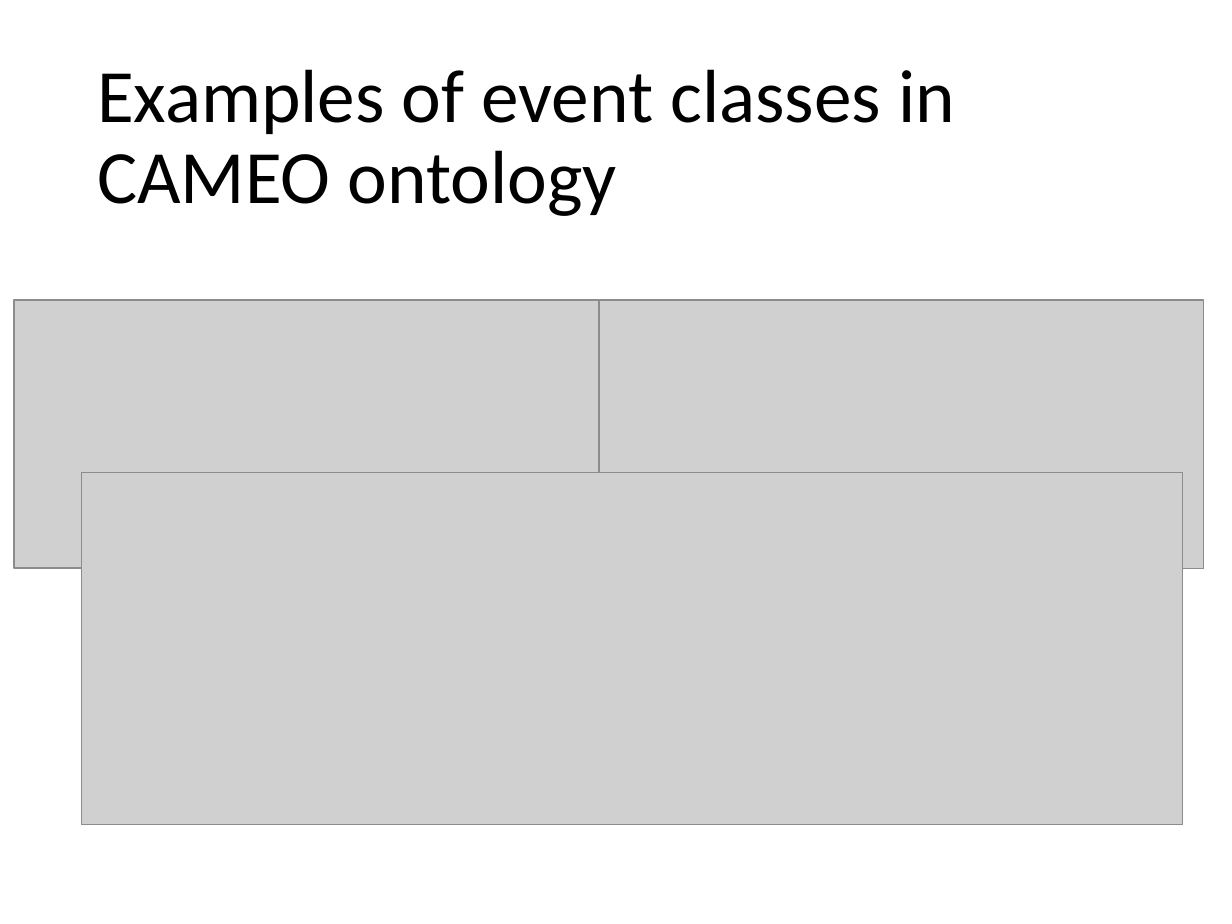
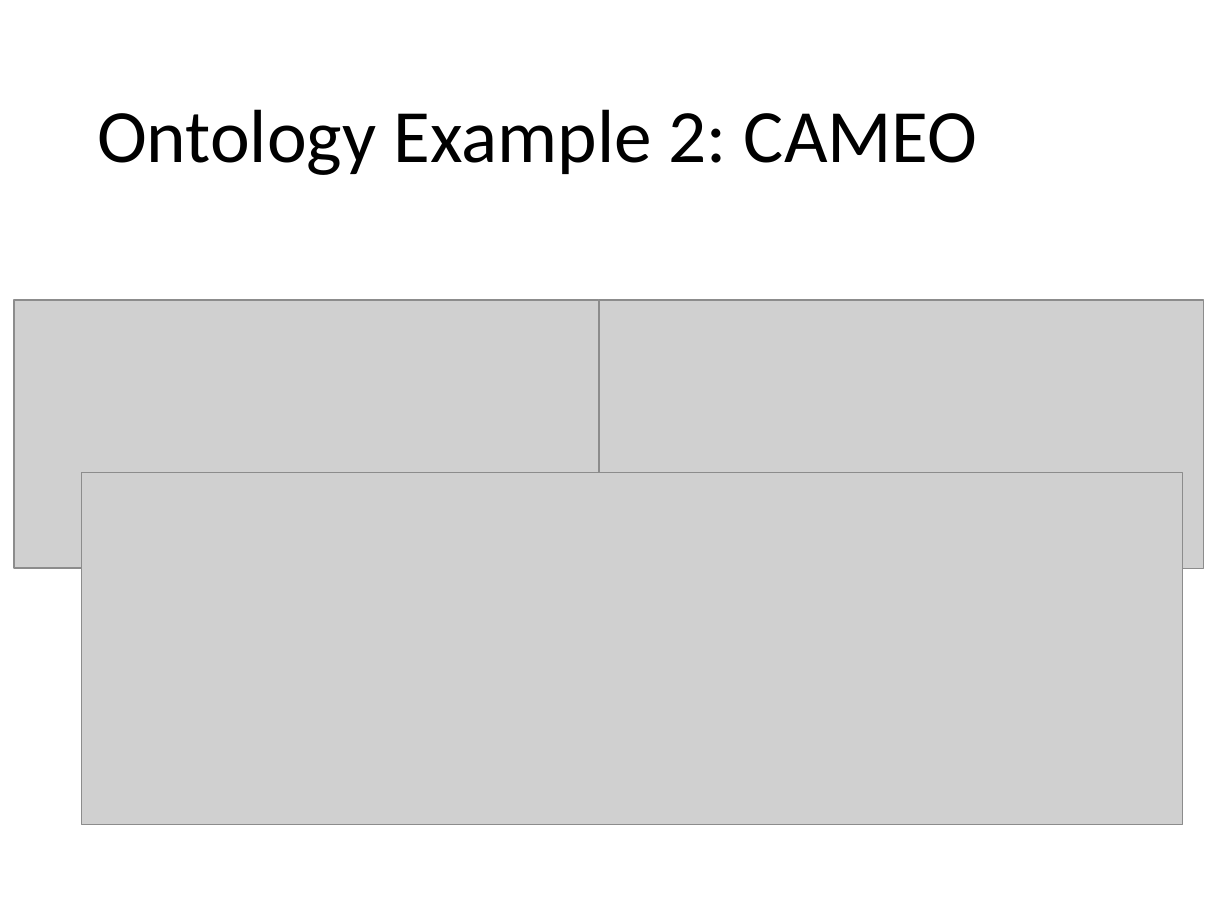
Before and after one commit to evhart/smasac-tutorial, a slide deck: slide 6 of slides/pptx/5-event-extraction.pptx (slide 5 before the commit). Drawn at 1232x924 pixels with LibreOffice and Linux fonts; fonts in the diff are those of the drawing; grey boxes stand for pictures. Boxes give left, top, right and bottom in pixels: in the first picture for what was removed or moved away, otherwise in the second. Text is boxed around its words. In the diff, an @@ line names an element or a change of style, - is before the commit and + after.

Commit message:
made changes to event extraction slides

```diff
--- a/slides/pptx/5-event-extraction.pptx
+++ b/slides/pptx/5-event-extraction.pptx
@@ title at (97, 109, 977, 175): text changed @@
-Examples of event classes in CAMEO ontology
+Ontology Example 2: CAMEO
```
Also in this commit, not shown: 2 other slides changed, 3 slides added.
